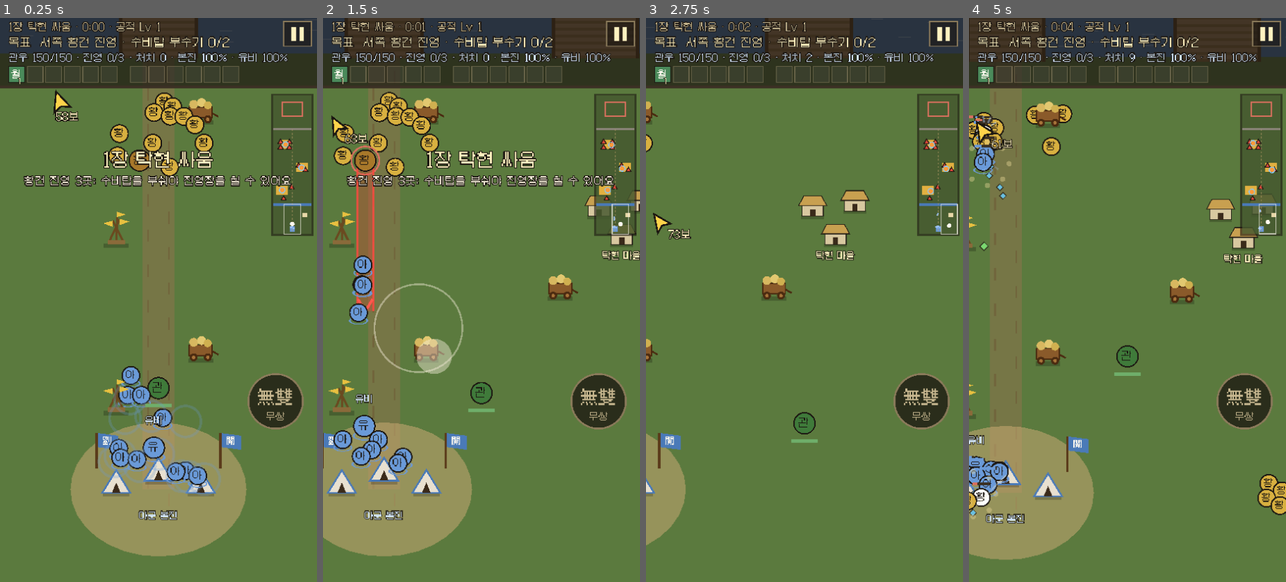
Above: before the commit, frames 1-4 (left to right).
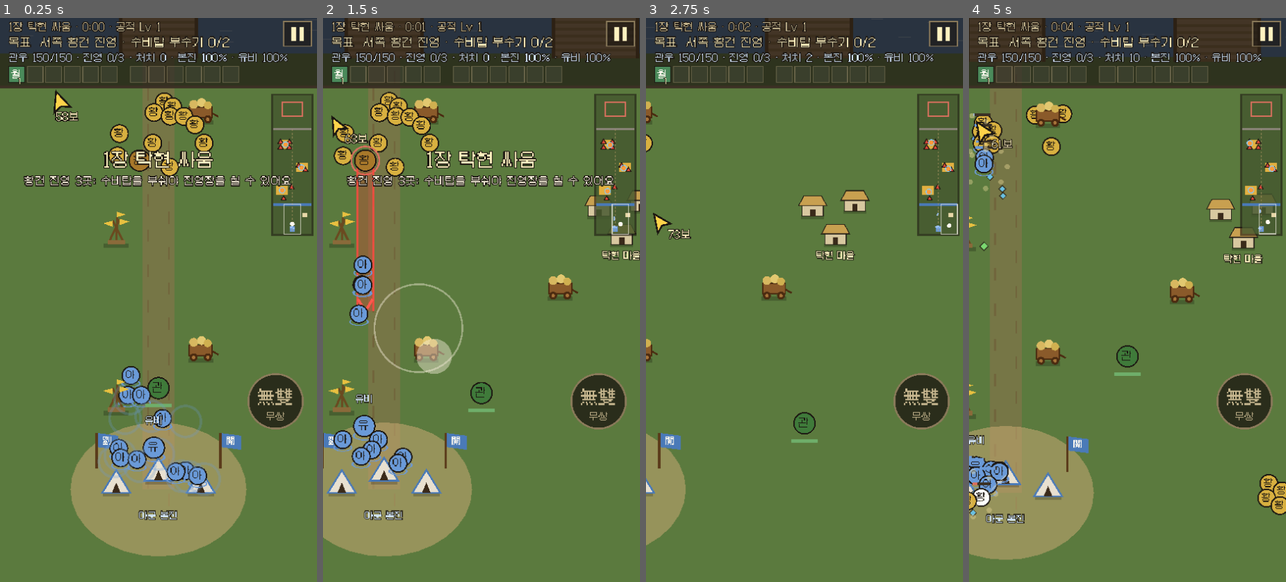
Above: after the commit, the same moments.

Repository: Dong-yeon/ThreeKindomFall
Game: Godot game, scene res://scenes/battle.tscn
Two runs of this game, one before a commit and one after it. Both use one fixed random seed, a clock stepped at 60 frames per second and the inputs below.
Inputs (mouse positions are in pixels of both pictures, inside the frame that each line leads up to):
- Up to frame 1 (0.25 s): no input
- Up to frame 2 (1.5 s): tap Enter at 0.5 s; move the mouse to (551, 271) at 0.52 s; hold Right 0.53-1.25 s; tap K at 0.6 s; click (551, 271) at 0.67 s; tap Space at 0.77 s; drag from (418, 328) to (465, 412) at 1.27 s
- Up to frame 3 (2.75 s): move the mouse to (836, 175) at 2.02 s; hold Right from 2.03 s (still down); tap K at 2.1 s
- Up to frame 4 (5 s): release Right at 2.75 s; drag from (1111, 412) to (1032, 215) at 2.77 s; move the mouse to (1222, 384) at 3.52 s; hold Left 3.53-4.25 s; tap K at 3.6 s; tap Space at 3.77 s; drag from (1032, 215) to (1079, 159) at 4.27 s

The runs differ from the first frame. In frame 1, less than 0.1% of the frame differs, in the area x 37-96%, y 21-74%; in frame 2, 0.2%; in frame 3, less than 0.1%; in frame 4, 1.2%, in the area x 0-97%, y 6-35%.

Commit message:
feat(godot): 1분마다 작은 사건 — 첩자 잡기 · 보급 수레 호위 · 현상금 두목 (D-220)
Co-Authored-By: Claude Opus 5.5 <noreply@anthropic.com>

Diff:
--- a/godot/data/stage_1.gd
+++ b/godot/data/stage_1.gd
@@ -32,6 +32,15 @@
 ## spread px 안에 모여 나옴 · dash_every명마다 돌격병 · 체력 배율 hp(× 위치 · 시간 배율) · 경험은 들판 증원과 같게(REIN_XP).
 ## 보스 울타리 중 · 적이 cap명 넘으면 쉼
 const SURGE := {"from": 90.0, "gap": 12.0, "warn": 1.5, "n0": 12, "per_min": 2.0, "max": 28, "spread": 45.0, "dash_every": 8, "hp": 0.8, "cap": 240}
+## 작은 사건(2026-10-14, 사람 손맛 "3~5분 지루" — '1분마다 작은 사건'): times초마다 하나씩, 종류는 판마다 섞어 돌아가며.
+## 일기토 · 마을 습격 중이면 끝난 뒤로 미룸. 보상 상자는 진영 상자와 같음(진화 또는 책략 레벨 업).
+## spy = 황건 첩자가 장수에게서 달아남(빠르기 spd < 장수 150, limit초 안에 잡으면 상자) ·
+## cart = 아군 보급 수레가 화면 밖에서 본진으로(적이 노림, 본진에 닿으면 고기만두 buns개 + 유비 체력 heal) ·
+## bounty = 현상금 두목(역사 체력 × hp)이 장수를 쫓아옴(쓰러뜨리면 상자)
+const EVENTS := {"times": [75.0, 195.0, 270.0, 345.0, 420.0, 480.0, 540.0, 600.0], "kinds": ["spy", "cart", "bounty"],
+	"spy": {"n": "황건 첩자", "hp": 140.0, "spd": 135.0, "limit": 20.0},
+	"cart": {"hp": 260.0, "spd": 58.0, "buns": 3, "heal": 0.2},
+	"bounty": {"names": ["황건 두목 마원의", "황건 두목 하의", "황건 두목 엄정"], "hp": 30.0}}
 ## 늑대 · 들개 무리(D-209, D-195의 '사이사이 고비'): at초에 한 번, 화면 바로 밖 dirs방향에서 늑대 wolves(멈칫 → 덮침) · 들개 dogs(빠르게 쫓음)
 const PACK := {"at": 240.0, "wolves": 6, "dogs": 14, "dirs": 2}
 ## 본진 기습(D-208 · D-209): at초에 한 번, 본진 양옆에서 n명(체력 배율 mul)이 본진으로. 그중 돌격병은 유비만 노림(D-209 — 전엔 진영 2곳 점령 또는 3분)
--- a/godot/data/units.gd
+++ b/godot/data/units.gd
@@ -25,6 +25,8 @@
 	"wolf": {"n": "늑대", "c": "7a7a84", "r": 12.0, "hp": 55.0, "spd": 104.0, "touch": 11.0, "ai": "dash", "spr": "",
 		"range": 170.0, "warn": 0.6, "dspd": 380.0, "dur": 0.45, "stun": 1.0, "rest": 1.2},
 	"dog": {"n": "들개", "c": "9a7448", "r": 9.0, "hp": 22.0, "spd": 128.0, "touch": 7.0, "ai": "chase", "spr": ""},
+	# 작은 사건의 황건 첩자(2026-10-14): 장수에게서 달아남(flee). 수치는 Stage1.EVENTS.spy
+	"spy": {"n": "황건 첩자", "c": "a8782a", "r": 11.0, "hp": 60.0, "spd": 118.0, "touch": 0.0, "ai": "flee", "spr": "ytdash"},
 	# 진영의 부술 목표(2026-10-14): 감옥 · 군량 더미 — 움직이지 않고 공격하지 않음. 체력은 Stage1.OBJ(여기 hp는 1)
 	"cage": {"n": "감옥", "c": "6a4a20", "r": 18.0, "hp": 1.0, "spd": 0.0, "touch": 0.0, "ai": "obj", "spr": ""},
 	"granary": {"n": "군량 더미", "c": "c8a040", "r": 16.0, "hp": 1.0, "spd": 0.0, "touch": 0.0, "ai": "obj", "spr": ""},
@@ -39,6 +41,8 @@
 
 const ALLY := {
 	"sol": {"n": "아군 창병", "c": "6a9ad8", "r": 10.0, "hp": 60.0, "atk": 9.0, "spd": 84.0, "cd": 0.8, "spr": "mil", "size": 24.0},
+	# 작은 사건의 보급 수레(2026-10-14): 본진으로 천천히 감(escort, 그림은 코드로 그린 수레). 체력 · 빠르기는 Stage1.EVENTS.cart
+	"supply": {"n": "보급 수레", "c": "6a9ad8", "r": 14.0, "hp": 260.0, "atk": 0.0, "spd": 58.0, "cd": 1.0, "spr": "", "size": 28.0},
 	# 감옥에서 풀려난 의용병(2026-10-14): 본진으로 걸어감(escort) — 닿으면 본진 수비대
 	"captive": {"n": "의용병", "c": "6a9ad8", "r": 10.0, "hp": 120.0, "atk": 6.0, "spd": 90.0, "cd": 0.9, "spr": "mil", "size": 24.0},
 	"liubei": {"n": "유비", "c": "6a9ad8", "r": 12.0, "hp": 420.0, "atk": 20.0, "spd": 90.0, "cd": 0.6, "spr": "lb", "size": 28.0},
--- a/godot/scripts/ally.gd
+++ b/godot/scripts/ally.gd
@@ -155,6 +155,18 @@
 	var b := battle
 	if b == null:
 		return
+	if k == "supply":
+		# 보급 수레(코드로 그린 임시): 바퀴 둘 + 짐칸 + 푸른 덮개
+		draw_rect(Rect2(-16, 6, 32, 5), Color(0, 0, 0, 0.22))
+		draw_rect(Rect2(-15, -12, 30, 14), Color("8a5a2a"))
+		draw_rect(Rect2(-13, -20, 26, 9), Color("4a7ab8"))
+		draw_rect(Rect2(-15, -12, 30, 14), Color("3a2410"), false, 1.5)
+		for wx in [-9.0, 9.0]:
+			draw_circle(Vector2(wx, 4), 5, Color("3a2410"))
+			draw_circle(Vector2(wx, 4), 2, Color("a8743a"))
+		draw_bar(0, -28, 34, 4, hp / max_hp, Color("6a9ad8"))
+		draw_label("보급 수레", Vector2(0, -36), Color("cfe2f4"))
+		return
 	draw_oval(Vector2(0, r * 0.9), r * 1.1, r * 0.45, Color(0.42, 0.6, 0.85, 0.9), false, 2)
 	var moved := anim_moved()
 	var mv := moved.length() > 0.2
--- a/godot/scripts/battle.gd
+++ b/godot/scripts/battle.gd
@@ -112,6 +112,14 @@
 var surge_t := 0.0
 var surge_warn := {}
 var surge_n := 0
+## 작은 사건(Stage1.EVENTS): 다음 차례 · 이번 판 종류 순서 · 첩자 · 보급 수레 · 두목 · 결과 기록(봇 출력)
+var ev_i := 0
+var ev_order: Array[String] = []
+var spy: Enemy = null
+var spy_t := 0.0
+var supply: Ally = null
+var bounty: Enemy = null
+var ev_log: Array[String] = []
 ## 감옥에서 풀려난 의용병 수 · 본진에 닿은 수(봇 출력)
 var captive_freed := 0
 var captive_safe := 0
@@ -450,6 +458,7 @@
 		_home_raid_tick()
 		_camps_tick(dt)
 		_granary_tick(dt)
+		_events_tick(dt)
 		_party_tick(dt)
 		_rein_tick(dt)
 		_wave_tick(dt)
@@ -1564,6 +1573,17 @@
 		else:
 			banner("%s%s 쓰러뜨렸어요" % [e.ename, eul(e.ename)], "")
 		return
+	if e.ev_kind != "":
+		# 작은 사건(2026-10-14): 첩자 · 현상금 두목 — 보급 상자
+		drops.append({"k": "chest", "pos": e.position})
+		var what := "첩자 잡음" if e.ev_kind == "spy" else "두목 격파"
+		note(what)
+		ev_log.append(what)
+		banner("%s%s 쓰러뜨렸어요!" % [e.ename, eul(e.ename)], "보급 상자를 주워요")
+		Sound.play("win", 0.35)
+		if e == spy:
+			spy = null
+		return
 	if e.army_lead:
 		# 부장 격파(D-214): 그 부대는 흩어지고 보급 상자
 		var U: Dictionary = Stage1.ARMY.units[e.army_unit]
@@ -2179,8 +2199,96 @@
 	return String(Stage1.OBJ[c.get("obj", "tower")].n)
 
 
-## 감옥에서 풀려난 의용병이 본진에 닿음: 본진 수비대가 되고 유비 체력 회복
+## p 둘레 rr 안에 (건물이 아닌) 적이 있나 — 화면 · 목표 글용(충돌 칸은 이전 프레임 것이라 지워진 적이 섞여 있을 수 있어 쓰지 않음)
+func _enemy_near(p: Vector2, rr: float) -> bool:
+	for e in enemies:
+		if not e.dead and not e.building and e.position.distance_to(p) < rr:
+			return true
+	return false
+
+
+## 살아 있나 — 쓰러져 지워진(queue_free) 것도 안전하게(타입 있는 Unit.alive에 넘기면 오류)
+static func _live(u) -> bool:
+	return u != null and is_instance_valid(u) and not u.dead
+
+
+## 작은 사건(Stage1.EVENTS): 정한 때마다 하나(종류는 판마다 섞어 돌아가며). 일기토(이 함수가 안 불림) · 마을 습격 중이면 미룸
+func _events_tick(dt: float) -> void:
+	var E: Dictionary = Stage1.EVENTS
+	if ev_order.is_empty():
+		for k in E.kinds:
+			ev_order.append(k)
+		ev_order.shuffle()
+	# 첩자: 제한 시간이 지나면 달아남
+	if _live(spy):
+		spy_t -= dt
+		if spy_t <= 0:
+			spy.dead = true
+			add_fx({"k": "puff", "pos": spy.position, "t": 0.3})
+			note("첩자 놓침")
+			ev_log.append("첩자 놓침")
+			banner("첩자가 달아났어요…", "")
+			spy = null
+	if won or ev_i >= E.times.size() or t < float(E.times[ev_i]) or vil_st == "raid":
+		return
+	var kind: String = ev_order[ev_i % ev_order.size()]
+	ev_i += 1
+	var p := Vector2.INF
+	for _k in 6:
+		p = ring_pos(randf() * TAU)
+		if p != Vector2.INF:
+			break
+	if p == Vector2.INF:
+		return
+	if kind == "spy":
+		var S: Dictionary = E.spy
+		# 화면 바로 밖에서(가까이서 나오면 자동 공격에 바로 쓰러졌음)
+		spy = spawn("spy", p, 1.0)
+		spy.max_hp = float(S.hp)
+		spy.hp = spy.max_hp
+		spy.spd = float(S.spd)
+		spy.spd0 = spy.spd
+		spy.ev_kind = "spy"
+		spy.ename = S.n
+		spy_t = float(S.limit)
+		note("첩자 나타남")
+		banner("황건 첩자를 잡아요!", "%d초 안에 잡으면 보급 상자 — 놓치면 달아나요" % int(S.limit))
+	elif kind == "cart":
+		var C: Dictionary = E.cart
+		supply = ally_spawn("supply", p, "escort", "")
+		supply.max_hp = float(C.hp)
+		supply.hp = supply.max_hp
+		supply.spd = float(C.spd)
+		note("보급 수레 나타남")
+		banner("보급 수레가 본진으로 가요", "지켜 주면 본진에 고기만두 %d개" % int(C.buns))
+	else:
+		var B: Dictionary = E.bounty
+		var nm: String = B.names[randi() % B.names.size()]
+		bounty = spawn("ytbig", p, mul_y(p.y) * float(B.hp))
+		bounty.elite = true
+		bounty.ename = nm
+		bounty.r *= 1.3
+		bounty.ev_kind = "bounty"
+		bounty.aggro = 99999.0
+		note("현상금 두목 나타남")
+		banner("현상금이 걸린 %s!" % nm, "쓰러뜨리면 보급 상자")
+	Sound.play("alert", 0.4)
+
+
+## 본진으로 가던 의용병 · 보급 수레가 닿음: 의용병 = 본진 수비대 + 유비 회복 / 보급 수레 = 본진에 고기만두 + 유비 회복
 func captive_home(a: Ally) -> void:
+	if a.k == "supply":
+		var C: Dictionary = Stage1.EVENTS.cart
+		for j in int(C.buns):
+			drops.append({"k": "bun", "pos": home_pos + Vector2(-30 + j * 30, -70), "src": "수레"})
+		if Unit.alive(liubei):
+			liubei.hp = minf(liubei.max_hp, liubei.hp + liubei.max_hp * float(C.heal))
+		a.dead = true
+		note("보급 수레 도착")
+		ev_log.append("수레 도착")
+		banner("보급 수레가 본진에 닿았어요!", "본진에 고기만두 %d개" % int(C.buns))
+		Sound.play("heal", 0.4)
+		return
 	captive_safe += 1
 	if Unit.alive(liubei):
 		liubei.hp = minf(liubei.max_hp, liubei.hp + liubei.max_hp * float(Stage1.OBJ.cage.heal))
@@ -2428,6 +2536,13 @@
 		var dp: Vector2 = deng.position if Unit.alive(deng) else V.pos
 		var who := String(V.ln).get_slice(" ", String(V.ln).get_slice_count(" ") - 1)
 		return {"pos": dp, "n": "%s 구하기 — %s 격파 (남은 %d초)" % [V.n, who, ceili(vil_t)], "warn": true}
+	# 작은 사건: 첩자(제한 시간) · 보급 수레가 공격받을 때 · 가까운 현상금 두목
+	if _live(spy):
+		return {"pos": spy.position, "n": "황건 첩자 잡기 (남은 %d초)" % ceili(spy_t), "warn": true}
+	if _live(supply) and supply.mode == "escort" and _enemy_near(supply.position, 40.0):
+		return {"pos": supply.position, "n": "보급 수레 지키기 (%d%%)" % ceili(supply.hp / supply.max_hp * 100), "warn": true}
+	if _live(bounty) and hero.position.distance_to(bounty.position) < 500:
+		return {"pos": bounty.position, "n": "현상금 · %s 격파" % bounty.ename, "warn": true}
 	var best := focus_camp()
 	if not best.is_empty():
 		var total: int = best.tws.size()
--- a/godot/scripts/bot.gd
+++ b/godot/scripts/bot.gd
@@ -584,6 +584,7 @@
 	for e in b.enemies:
 		if e.prop:
 			props_all += 1
+	print("[small] " + (" · ".join(b.ev_log) if not b.ev_log.is_empty() else "-") + " · 나온 수 %d" % b.ev_i)
 	print("[heals] 합 %d · %s · 남은 물체 %d · 몰려온 무리 %d번 · 의용병 %d명 풀려나 %d명 본진" % [hn, " · ".join(hs) if not hs.is_empty() else "-", props_all, b.surge_n, b.captive_freed, b.captive_safe])
 	print("[allies] " + (" · ".join(_ally_log) if not _ally_log.is_empty() else "-"))
 	print("[move] 이동 %dpx · 평균 %dpx/초 · 멈춤 %d%% · 둘레 120px 적 평균 %.1f · 분당 피격 %.1f · 최저 체력 %d/%d · 구슬 주운 경험 %d%%" % [int(_dist), int(_dist / maxf(b.t, 1.0)), int(_still / maxf(b.t, 1.0) * 100.0),
--- a/godot/scripts/enemy.gd
+++ b/godot/scripts/enemy.gd
@@ -12,7 +12,7 @@
 var def: Dictionary
 var ai := "chase"
 ## ai를 숫자로(매 프레임 문자열 match가 정수 비교보다 10배쯤 느려서, D-200). 없으면 -1
-const AI_CODE := {"chase": 0, "dash": 1, "shooter": 2, "boss": 3, "tower": 4, "lead": 5, "altar": 6, "prop": 7, "obj": 8}
+const AI_CODE := {"chase": 0, "dash": 1, "shooter": 2, "boss": 3, "tower": 4, "lead": 5, "altar": 6, "prop": 7, "obj": 8, "flee": 9}
 const AI_CHASE := 0
 const AI_DASH := 1
 const AI_SHOOTER := 2
@@ -22,6 +22,9 @@
 const AI_ALTAR := 6
 const AI_PROP := 7
 const AI_OBJ := 8
+const AI_FLEE := 9
+## 작은 사건(2026-10-14): spy · bounty — 쓰러지면 Battle._on_kill이 보상
+var ev_kind := ""
 var _ai := AI_CHASE
 var spd := 60.0
 var spd0 := 60.0
@@ -197,6 +200,9 @@
 		return
 	if _ai == AI_LEAD:
 		_lead_tick(dt)
+		return
+	if _ai == AI_FLEE:
+		_flee_tick(dt)
 		return
 	# 패턴 예고 · 돌진 중엔 다른 움직임 없음(대군 부장)
 	if not pat.is_empty() and _pat_tick(dt):
@@ -639,6 +645,31 @@
 
 
 ## 수비탑: 나무 망루 + 황건 깃발 + 체력 막대(맞으면 번쩍). 노리는 중엔 사거리 원, 쏘기 직전엔 망대에 빨간 고리
+## 첩자(2026-10-14): 장수 반대쪽으로 달아남(벽에 막히면 옆으로 미끄러짐, 지도 안). 장수보다 느려 잡을 수 있음
+func _flee_tick(dt: float) -> void:
+	var b := battle
+	t += dt
+	flash = maxf(0.0, flash - dt)
+	slow_t = maxf(0.0, slow_t - dt)
+	last_pos = position
+	var away := position - b.hero.position
+	var v := away.normalized() if away.length() > 1 else Vector2(0, -1)
+	if stuck > 0.3:
+		v = v.orthogonal() * (slide if slide != 0.0 else 1.0)
+	position += v * spd * (0.55 if slow_t > 0 else 1.0) * dt
+	b.push_out(self)
+	position = position.clamp(Vector2(r + 6, r + 6), Vector2(Battle.W - r - 6, Battle.H - r - 6))
+	if position.distance_to(last_pos) < spd * dt * 0.3:
+		stuck += dt
+		if slide == 0.0:
+			slide = 1.0 if randf() < 0.5 else -1.0
+		if stuck > 1.5:
+			stuck = 0.0
+			slide = -slide
+	elif stuck > 0:
+		stuck = maxf(0.0, stuck - dt)
+
+
 ## 진영 목표(2026-10-14, 코드로 그린 임시): 감옥 = 나무 창살 우리 + 갇힌 사람 그림자 / 군량 더미 = 누런 자루 더미 + 짚 지붕. 맞으면 번쩍, 체력 막대
 func _draw_obj() -> void:
 	_dk_flash = flash > 0
Not shown, changed: docs/decision-log.md
